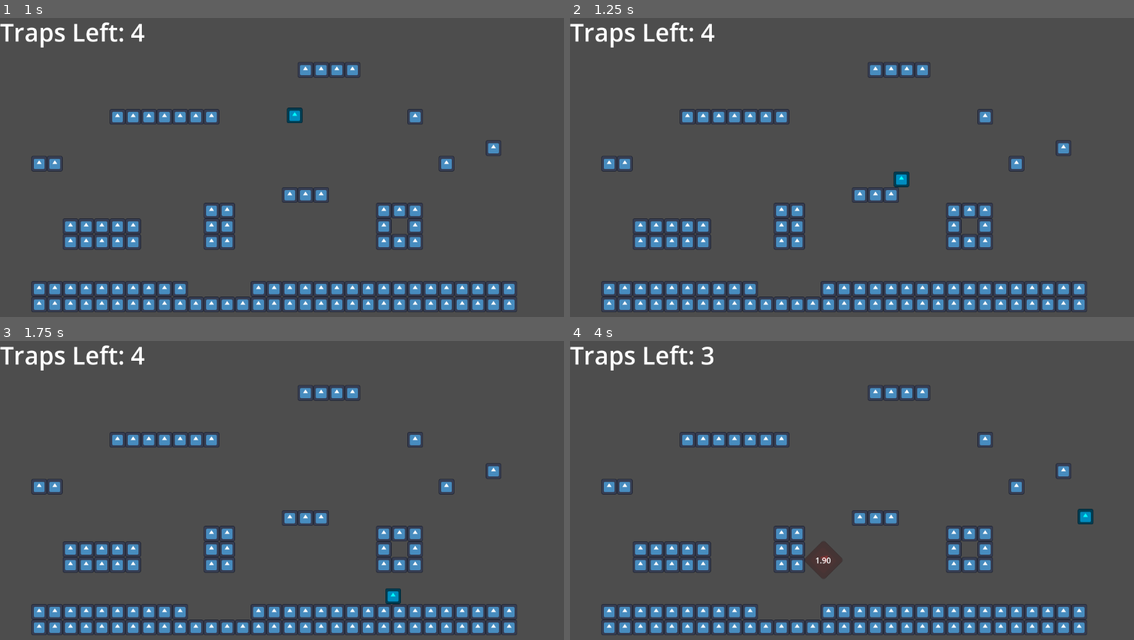
Above: before the commit, frames 1-4 (two rows, left to right).
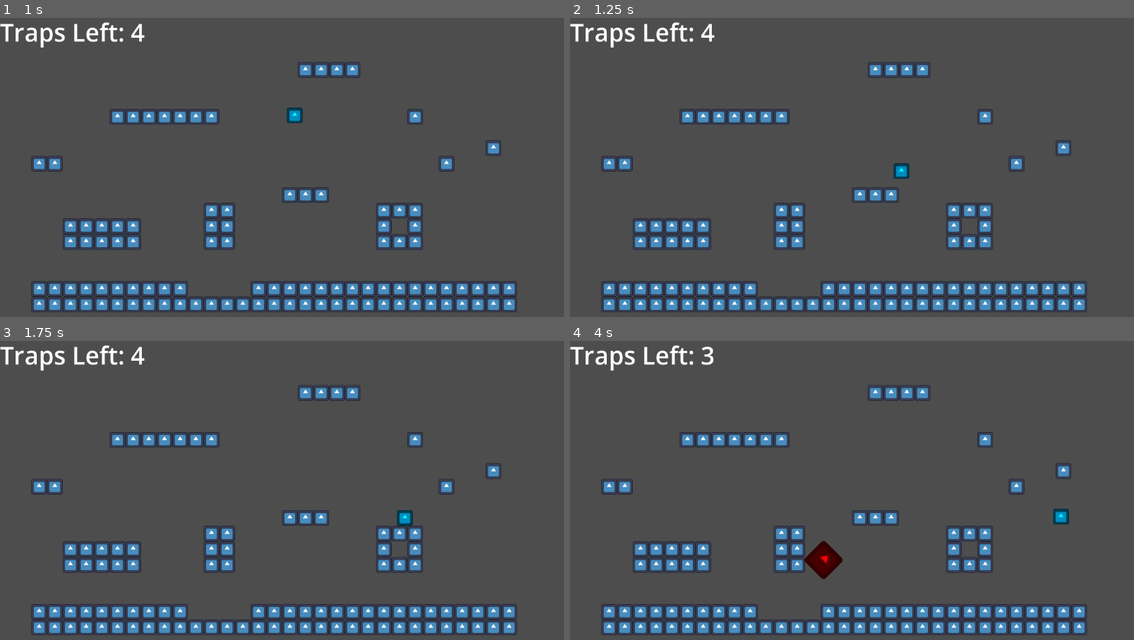
Above: after the commit, the same moments.

Repository: jaymehta-g/tx-jam-25
Game: Godot game, scene res://main/game.tscn
Same seed, same stepped clock (60 frames per second), same inputs: the game is played once before the commit and once after it. Before the commit the project starts from res://game.tscn. The engine's default icon, where the game draws it, is replaced by a stand-in: a white triangle on a blue panel in a dark square.
Inputs (mouse positions are in pixels of both pictures, inside the frame that each line leads up to):
- Up to frame 1 (1 s): move the mouse to (406, 158) at 0.52 s; hold Right (ui_right) from 0.53 s (still down); hold C (jump) from 0.53 s (still down); tap X (attack) at 0.6 s
- Up to frame 2 (1.25 s): keep holding Right (ui_right); keep holding C (jump)
- Up to frame 3 (1.75 s): keep holding Right (ui_right); move the mouse to (169, 511) at 1.27 s; release C (jump) at 1.28 s; tap C (jump) at 1.35, 1.52 s; tap X (attack) at 1.55 s
- Up to frame 4 (4 s): tap C (jump) at 1.82, 3.02, 3.32 s; move the mouse to (908, 427) at 2.02 s; release Right (ui_right) at 2.03 s; hold Left (ui_left) 2.03-2.78 s; hold C (jump) 2.03-2.78 s; tap X (attack) at 2.1, 3.05, 3.6 s; move the mouse to (823, 559) at 2.77 s; hold Right (ui_right) from 2.78 s (still down); click (823, 559) at 2.85 s; move the mouse to (1021, 544) at 3.52 s; hold C (jump) from 3.53 s (still down)

Frame 1 is identical in both runs. In frame 2, 0.2% of the frame differs, in the area x 57-61%, y 48-57%; in frame 3, 0.3%; in frame 4, 0.8%, in the area x 41-93%, y 56-80%.

Commit message:
file structure refactors + movement changes

Diff:
--- a/attack.gd
+++ b/entity/player/attack.gd
@@ -12,9 +12,8 @@
 	pass
 
 func _area_entered(n: Node2D):
-	if n.is_in_group("Hazard"):
+	if n.is_in_group(Groups.HAZARD):
 		n.health -= 1
 		if n.health <= 0:
 			n.queue_free()
-		if is_equal_approx(rotation_degrees, 90):
-			attack_hit.emit()
+		attack_hit.emit()
--- a/attack.tscn
+++ b/entity/player/attack.tscn
@@ -1,6 +1,6 @@
 [gd_scene load_steps=2 format=3 uid="uid://fmrjol5xhkii"]
 
-[ext_resource type="Script" uid="uid://dtw8gen6d7qxi" path="res://attack.gd" id="1_hvxpb"]
+[ext_resource type="Script" uid="uid://dtw8gen6d7qxi" path="res://entity/player/attack.gd" id="1_hvxpb"]
 
 [node name="Attack" type="Area2D"]
 script = ExtResource("1_hvxpb")
--- a/player.gd
+++ b/entity/player/player.gd
@@ -3,27 +3,37 @@
 
 @export var speed := 300.0
 var jump_vel := -1000.0
+var just_nailbounced := false
 
-var jump_in: bool = false
+var jump_input: bool = false
+var attack_input := false
 var last_direction_right := true
 
 const ATTACK = preload("uid://fmrjol5xhkii")
+
+@onready var jump_cooldown: Timer = $"Jump Cooldown"
+@onready var attack_cooldown: Timer = $"Attack Cooldown"
 
 func _process(delta: float) -> void:
 	var inp = Input.get_axis("ui_left", "ui_right")
 	if inp > 0: last_direction_right = true
 	if inp < 0: last_direction_right = false
 	velocity.x = inp * speed
-	jump_in = Input.is_action_just_pressed("jump")
+	jump_input = Input.is_action_pressed("jump")
 	if Input.is_action_just_pressed("attack"):
+		attack_input = true
+	if attack_input and attack_cooldown.is_stopped():
+		attack_cooldown.start()
+		attack_input = false
 		var n := ATTACK.instantiate() as Node2D
 		if Input.is_action_pressed("ui_down") and not is_on_floor():
 			n.rotation_degrees = 90
+			n.attack_hit.connect(_on_nailbounce) # only on down attack
 		elif Input.is_action_pressed("ui_up"):
 			n.rotation_degrees = -90
 		elif not last_direction_right:
 			n.rotation_degrees  = -180
-		n.attack_hit.connect(func(): velocity.y = jump_vel * 0.8)
+
 		add_child(n)
 
 func _physics_process(delta: float) -> void:
@@ -31,7 +41,15 @@
 		velocity.y == 0
 	else:
 		velocity.y += 3000 * delta
-	if jump_in and is_on_floor():
-		jump_in = not jump_in
+	if jump_input and jump_cooldown.is_stopped() and is_on_floor():
+		jump_cooldown.start()
 		velocity.y += jump_vel
+	if velocity.y > 0:
+		just_nailbounced = false # clear this state when you start falling
+	if (not jump_input) and velocity.y < 0 and not just_nailbounced: # hollowknight like immediate fall when you let go of jump
+		velocity.y = 0
 	move_and_slide()
+
+func _on_nailbounce():
+	velocity.y = jump_vel * 0.8
+	just_nailbounced = true
--- a/player.tscn
+++ b/entity/player/player.tscn
@@ -1,7 +1,7 @@
 [gd_scene load_steps=4 format=3 uid="uid://c7jmq0wkpvmsn"]
 
 [ext_resource type="Texture2D" uid="uid://ddtwgvf2qf7sf" path="res://icon.svg" id="1_4flbx"]
-[ext_resource type="Script" uid="uid://k03itql36q55" path="res://player.gd" id="1_onrkg"]
+[ext_resource type="Script" uid="uid://k03itql36q55" path="res://entity/player/player.gd" id="1_onrkg"]
 
 [sub_resource type="RectangleShape2D" id="RectangleShape2D_onrkg"]
 size = Vector2(20, 32)
@@ -15,3 +15,11 @@
 
 [node name="CollisionShape2D" type="CollisionShape2D" parent="."]
 shape = SubResource("RectangleShape2D_onrkg")
+
+[node name="Jump Cooldown" type="Timer" parent="."]
+wait_time = 0.1
+one_shot = true
+
+[node name="Attack Cooldown" type="Timer" parent="."]
+wait_time = 0.3
+one_shot = true
--- a/hazard.tscn
+++ b/entity/trap/hazard.tscn
@@ -1,6 +1,6 @@
 [gd_scene load_steps=4 format=3 uid="uid://d1mn45ydc6cma"]
 
-[ext_resource type="Script" uid="uid://bec0g5u1xmxp6" path="res://hazard.gd" id="1_scxj1"]
+[ext_resource type="Script" uid="uid://bec0g5u1xmxp6" path="res://entity/trap/hazard.gd" id="1_scxj1"]
 [ext_resource type="Texture2D" uid="uid://ddtwgvf2qf7sf" path="res://icon.svg" id="2_hnhvq"]
 
 [sub_resource type="CircleShape2D" id="CircleShape2D_gvr6k"]
@@ -27,6 +27,5 @@
 offset_bottom = 12.0
 
 [node name="Timer" type="Timer" parent="."]
-wait_time = 3.0
 one_shot = true
 autostart = true
--- a/game.tscn
+++ b/main/game.tscn
@@ -1,11 +1,11 @@
 [gd_scene load_steps=7 format=4 uid="uid://dtoino2p3kn2d"]
 
-[ext_resource type="Texture2D" uid="uid://ddtwgvf2qf7sf" path="res://icon.svg" id="1_80nbo"]
-[ext_resource type="Script" uid="uid://cy3th56ol1oi3" path="res://game.gd" id="1_fc0e3"]
-[ext_resource type="PackedScene" uid="uid://c7jmq0wkpvmsn" path="res://player.tscn" id="2_e2o6t"]
+[ext_resource type="Script" uid="uid://cy3th56ol1oi3" path="res://main/game.gd" id="1_ph3h8"]
+[ext_resource type="PackedScene" uid="uid://c7jmq0wkpvmsn" path="res://entity/player/player.tscn" id="2_46yon"]
+[ext_resource type="Texture2D" uid="uid://ddtwgvf2qf7sf" path="res://icon.svg" id="3_vfw6y"]
 
 [sub_resource type="TileSetAtlasSource" id="TileSetAtlasSource_e2o6t"]
-texture = ExtResource("1_80nbo")
+texture = ExtResource("3_vfw6y")
 texture_region_size = Vector2i(32, 32)
 0:0/0 = 0
 0:0/0/physics_layer_0/polygon_0/points = PackedVector2Array(-16, -16, 16, -16, 16, 16, -16, 16)
@@ -19,9 +19,9 @@
 font_size = 50
 
 [node name="Game" type="Node2D"]
-script = ExtResource("1_fc0e3")
+script = ExtResource("1_ph3h8")
 
-[node name="Player" parent="." instance=ExtResource("2_e2o6t")]
+[node name="Player" parent="." instance=ExtResource("2_46yon")]
 position = Vector2(472, 129)
 
 [node name="TileMapLayer" type="TileMapLayer" parent="."]
--- /dev/null
+++ b/util/groups.gd
@@ -0,0 +1,4 @@
+class_name Groups
+extends Node
+
+const HAZARD := "Hazard"
Renamed: attack.gd.uid -> entity/player/attack.gd.uid
Renamed: player.gd.uid -> entity/player/player.gd.uid
Renamed: hazard.gd -> entity/trap/hazard.gd
Renamed: hazard.gd.uid -> entity/trap/hazard.gd.uid
Renamed: game.gd -> main/game.gd
Renamed: game.gd.uid -> main/game.gd.uid
Not shown, added: util/groups.gd.uid
